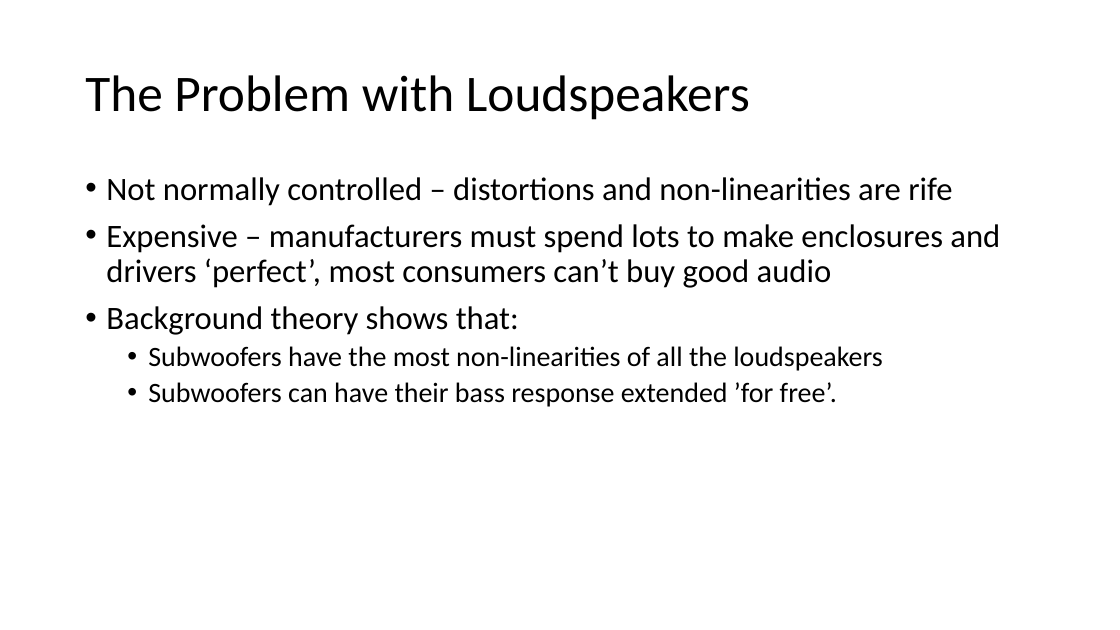
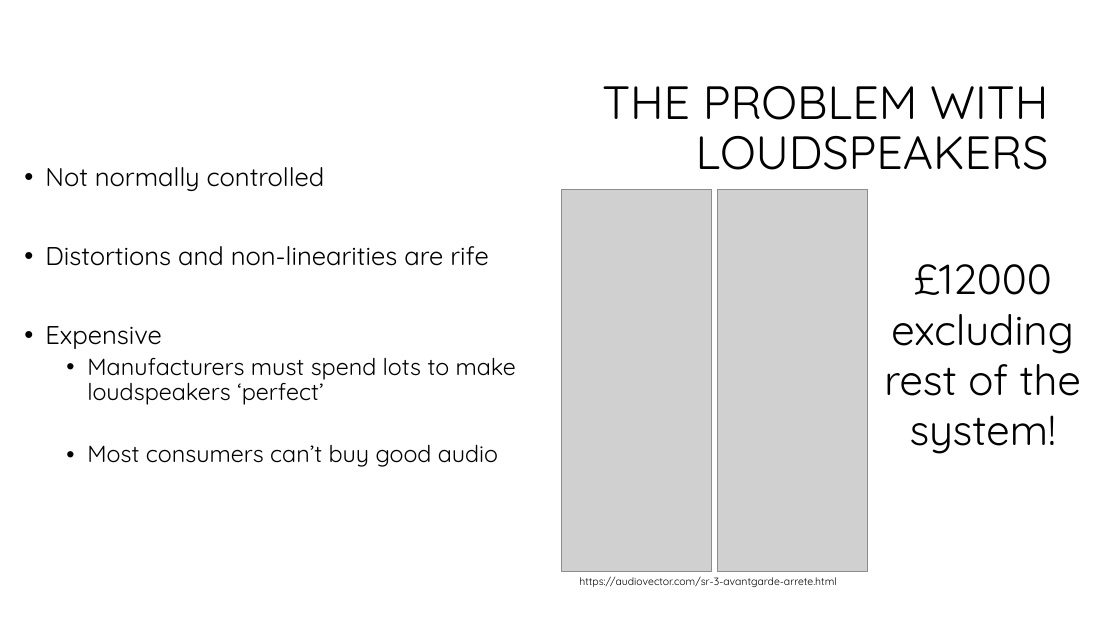
Before and after one commit to spez1998/3rd-year-project, a slide deck: slide 8 of Deliverables/2ndMarkerViva/viva_presentation.pptx (slide 7 before the commit). Drawn at 1120x630 pixels with LibreOffice and Linux fonts; fonts in the diff are those of the drawing; grey boxes stand for pictures; background and template pictures are left out. Boxes give left, top, right and bottom in pixels: in the first picture for what was removed or moved away, otherwise in the second. Text is boxed around its words. In the diff, an @@ line names an element or a change of style, - is before the commit and + after.

Commit message:
Progress on presentation.

```diff
--- a/Deliverables/2ndMarkerViva/viva_presentation.pptx
+++ b/Deliverables/2ndMarkerViva/viva_presentation.pptx
@@ title at [602,86,1049,170]: text changed; size 44 to 40 pt; font Calibri to Quicksand @@
-The Problem with Loudspeakers
+THE PROBLEM WITH LOUDSPEAKERS
@@ text at [45,167,516,467]: text changed; size 28 to 20 pt; font Calibri to Quicksand @@
-• Not normally controlled – distortions and non-linearities are rife
-• Expensive – manufacturers must spend lots to make enclosures and drivers ‘perfect’, most consumers can’t buy good audio
-• Background theory shows that:
-  • Subwoofers have the most non-linearities of all the loudspeakers
-  • Subwoofers can have their bass response extended ’for free’.
+• Not normally controlled
+• Distortions and non-linearities are rife
+• Expensive
+  • Manufacturers must spend lots to make loudspeakers ‘perfect’
+  • Most consumers can’t buy good audio
@@ picture added at [562,189,712,571] @@
@@ picture added at [718,189,868,571] @@
@@ text added at [884,264,1081,454], 36 pt, text #000000 @@
+£12000 excluding rest of the system!
@@ text added at [579,576,836,587], 9 pt, text #000000 @@
+https://audiovector.com/sr-3-avantgarde-arrete.html
```
Also in this commit, not shown: 13 other slides changed, 2 slides added, 1 other file.
